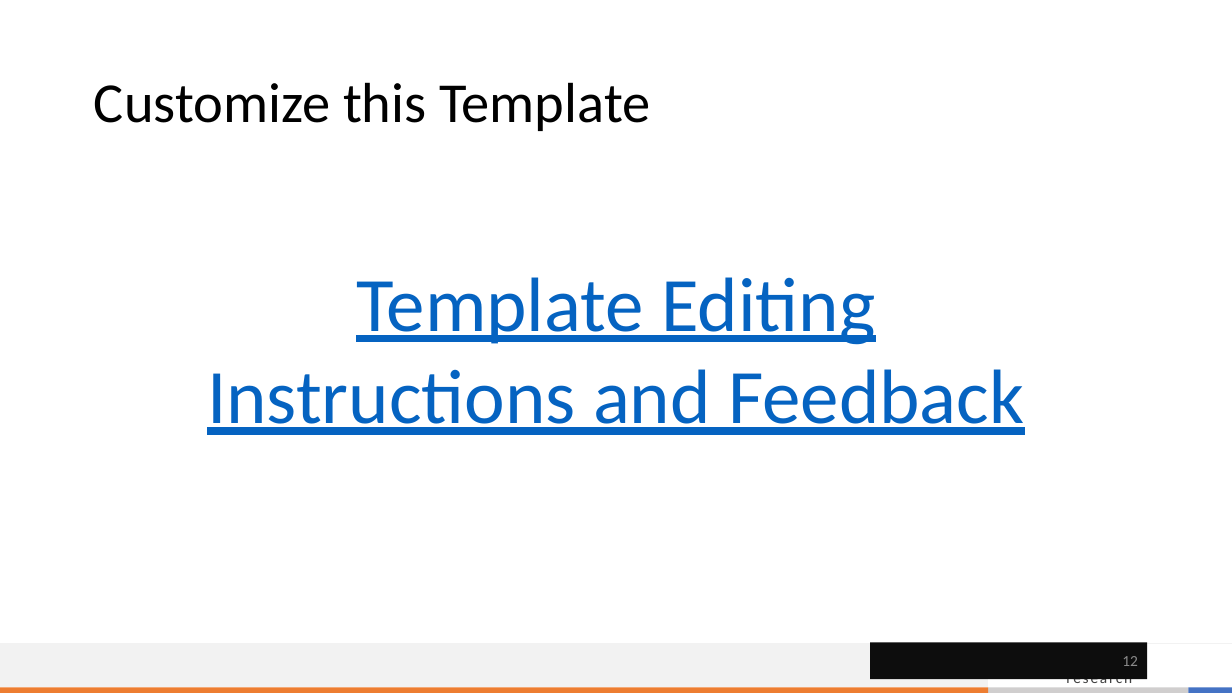
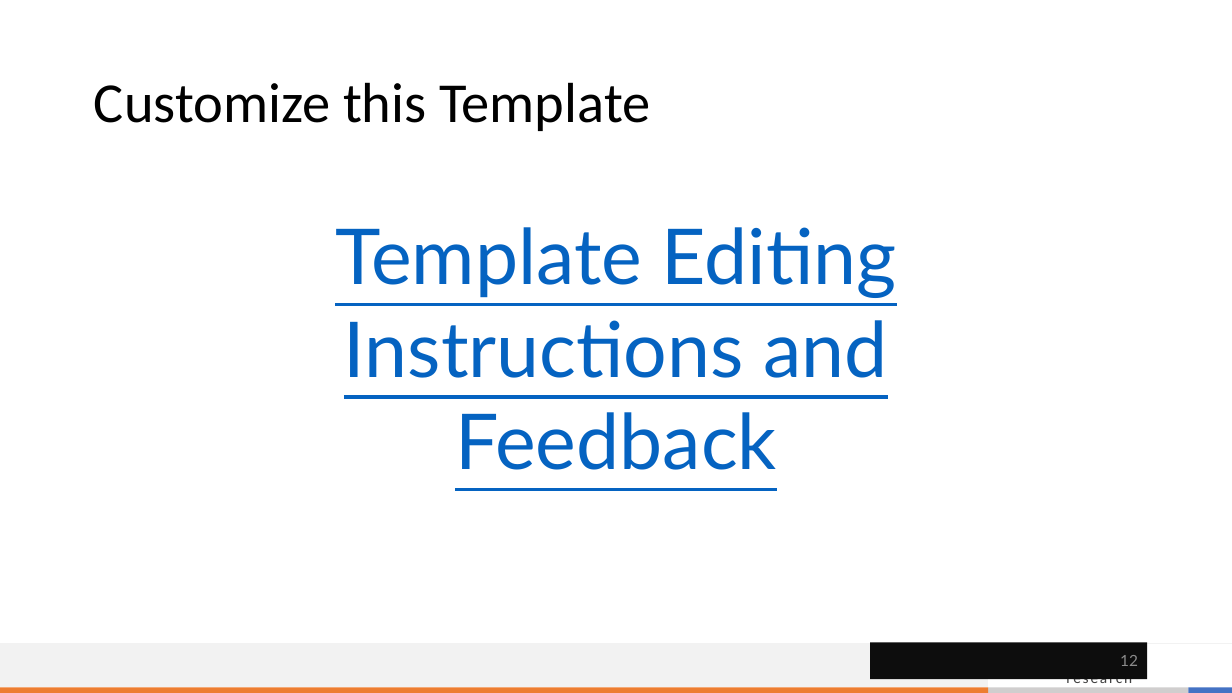
Before and after one commit to bonniema/salary-predictor, a slide deck: slide 12 of Job_Prediction_Presentation.pptx. Drawn at 1232x693 pixels with LibreOffice and Linux fonts; fonts in the diff are those of the drawing. Boxes give left, top, right and bottom in pixels: in the first picture for what was removed or moved away, otherwise in the second. Text is boxed around its words. In the diff, an @@ line names an element or a change of style, - is before the commit and + after.

```diff
--- a/Job_Prediction_Presentation.pptx
+++ b/Job_Prediction_Presentation.pptx
@@ text "Template Editing Instructions and Feedback" at box(335, 227, 897, 470): font Calibri to Lato @@
@@ page number at box(871, 642, 1148, 679): font Calibri to Lato @@
```
Also in this commit, not shown: 10 other slides changed, 1 slide added, 1 slide removed, 2 other files.
